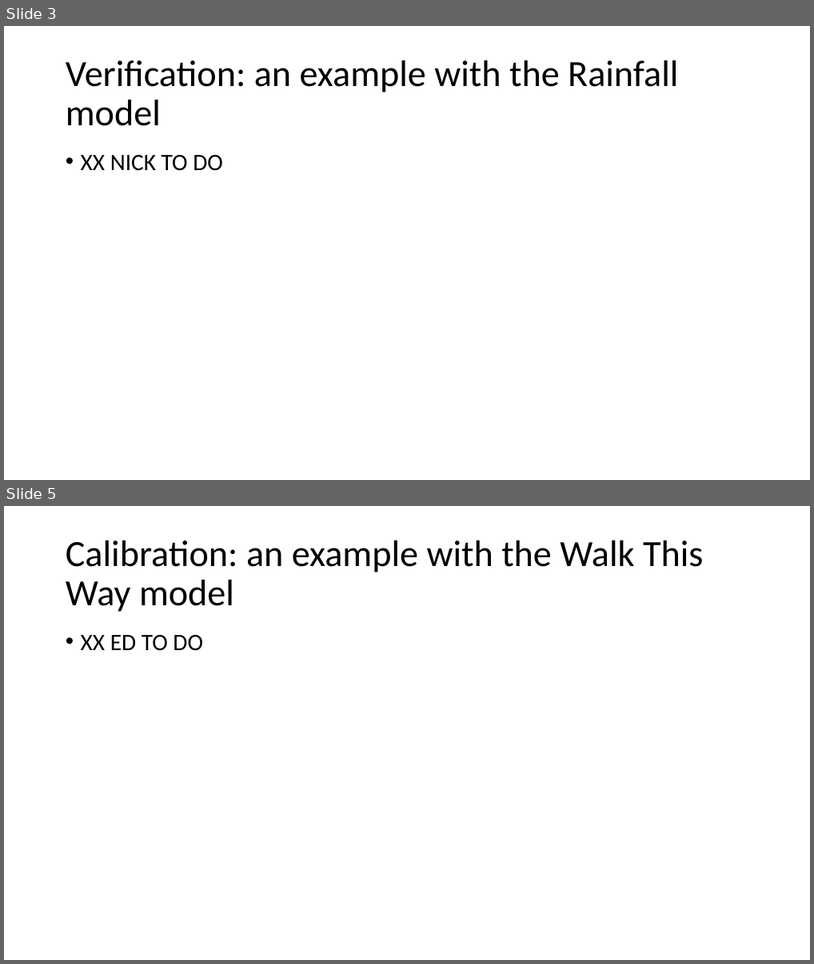
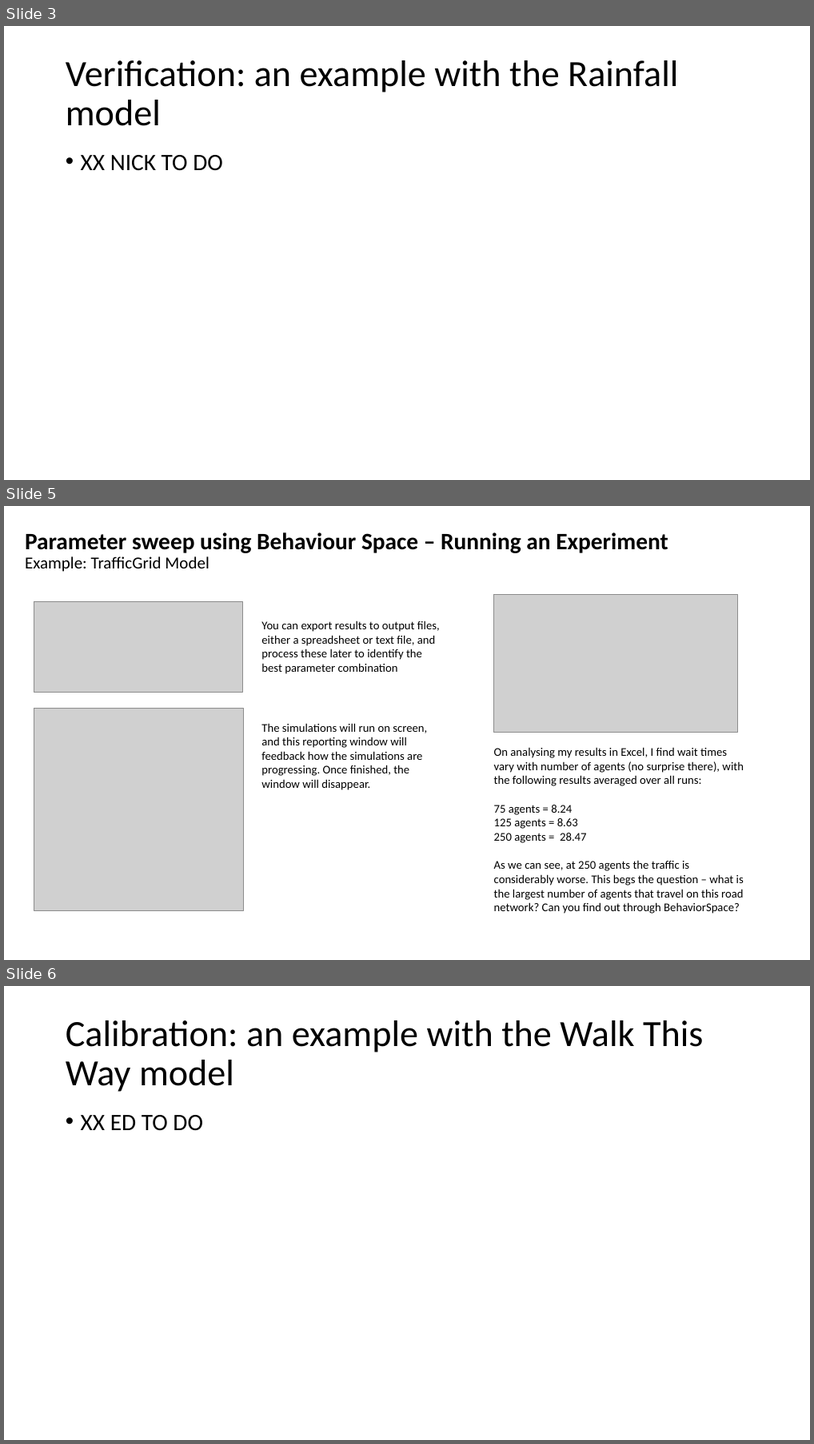
Before and after one commit to abmgis/abmgis, a slide deck: Chapter10-EvaluatingModels/Chapter10_Tutorial.pptx. Shown one above the other, each under a label of ours: slides 3 and 5 before the commit, slides 3, 5 and 6 after it; the slides between them are not shown. The pictures are 814x964 and 814x1444 pixels, drawn with LibreOffice and Linux fonts; fonts in the diff are those of the drawing; grey boxes stand for pictures. Boxes give left, top, right and bottom in pixels: in the first picture for what was removed or moved away, otherwise in the second. Text is boxed around its words. In the diff, an @@ line names an element or a change of style, - is before the commit and + after.

```diff
--- a/Chapter10-EvaluatingModels/Chapter10_Tutorial.pptx
+++ b/Chapter10-EvaluatingModels/Chapter10_Tutorial.pptx
@@ slide 5 added at [4,506,810,960], background #FFFFFF @@
@@ text added at [25,532,668,572], 28 pt, text #000000, bold @@
+Parameter sweep using Behaviour Space – Running an Experiment
+Example: TrafficGrid Model
@@ picture added at [34,601,243,692] @@
@@ picture added at [494,594,738,732] @@
@@ text added at [262,620,440,674], 14 pt, text #000000 @@
+You can export results to output files, either a spreadsheet or text file, and process these later to identify the best parameter combination
@@ picture added at [34,708,243,910] @@
@@ text added at [262,723,427,790], 14 pt, text #000000 @@
+The simulations will run on screen, and this reporting window will feedback how the simulations are progressing. Once finished, the window will disappear.
@@ text added at [494,747,744,913], 14 pt, text #000000 @@
+On analysing my results in Excel, I find wait times vary with number of agents (no surprise there), with the following results averaged over all runs:
+75 agents = 8.24
+125 agents = 8.63
+250 agents = 28.47
+As we can see, at 250 agents the traffic is considerably worse. This begs the question – what is the largest number of agents that travel on this road network? Can you find out through BehaviorSpace?
@@ what was slide 5 is now slide 6 @@
```
Also in this commit, not shown: 1 other slide added, 1 slide removed.
